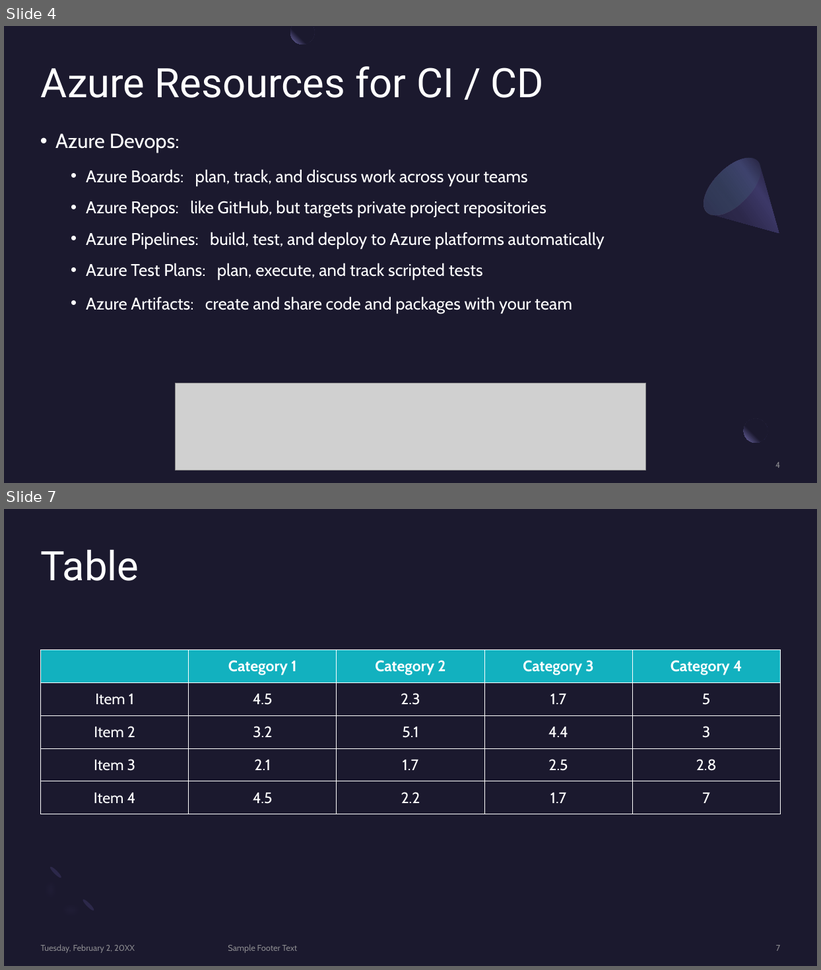
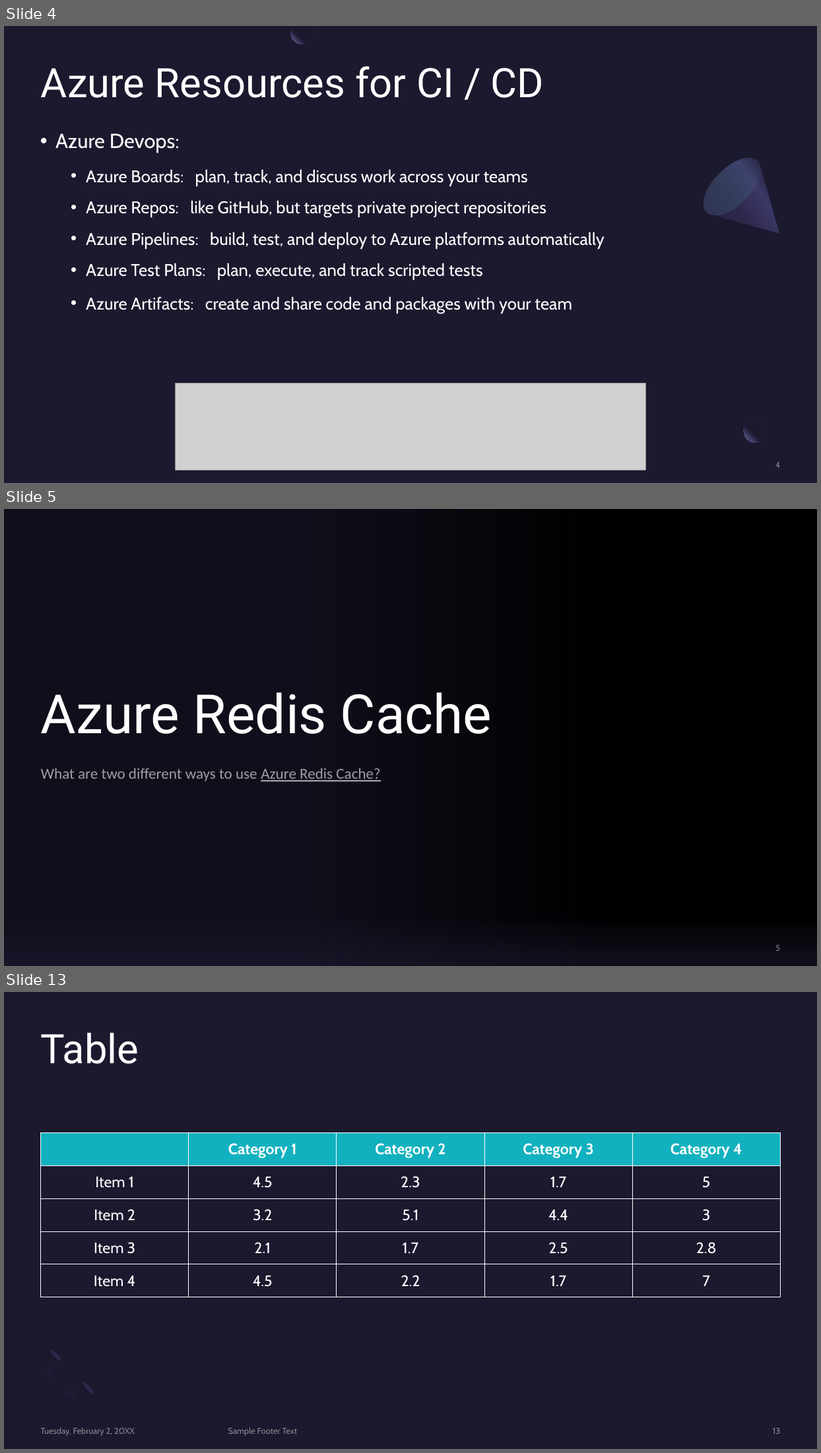
Before and after one commit to BrianChen0527/postgreSQL, a slide deck: MSFT_Azure/Microsoft Azure.pptx. Shown one above the other, each under a label of ours: slides 4 and 7 before the commit, slides 4, 5 and 13 after it; the slides between them are not shown. The pictures are 821x970 and 821x1453 pixels, drawn with LibreOffice and Linux fonts; fonts in the diff are those of the drawing; grey boxes stand for pictures; background and template pictures are left out. Boxes give left, top, right and bottom in pixels: in the first picture for what was removed or moved away, otherwise in the second. Text is boxed around its words. In the diff, an @@ line names an element or a change of style, - is before the commit and + after.

Commit message:
working on Azure presentation

```diff
--- a/MSFT_Azure/Microsoft Azure.pptx
+++ b/MSFT_Azure/Microsoft Azure.pptx
@@ slide 5 added at box(4, 509, 817, 966), background picture (left out) @@
@@ rectangle added at box(4, 509, 604, 966), fill gradient #1B192E @@
@@ title added at box(41, 692, 492, 734), 64 pt, text #FFFFFF @@
+Azure Redis Cache
@@ subtitle added at box(41, 768, 380, 782), 18 pt, text #FFFFFF at 60% opacity @@
+What are two different ways to use Azure Redis Cache?
@@ rectangle added at box(4, 894, 817, 966), fill gradient #1B192E @@
@@ page number added at box(776, 945, 780, 951), 10 pt, text #A6A6A6 at 80% opacity @@
+5
@@ what was slide 7 is now slide 13 @@
@@ page number at box(773, 1428, 781, 1434): text changed @@
-7
+13
```
Also in this commit, not shown: 7 other slides added, 2 slides removed, 1 other file.
